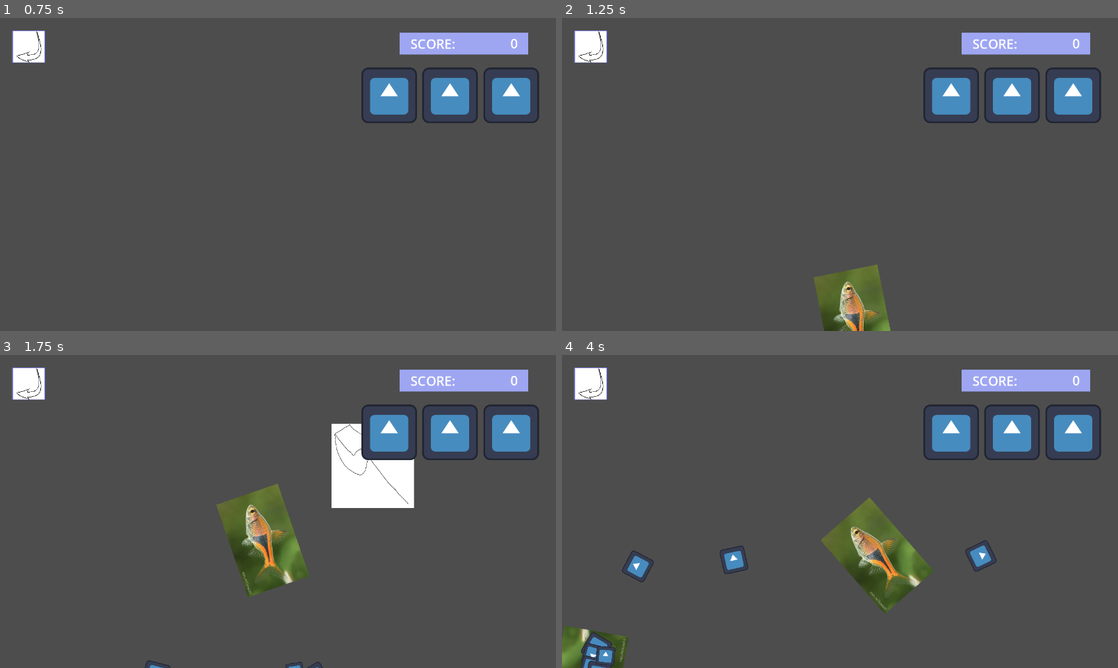
Above: before the commit, frames 1-4 (two rows, left to right).
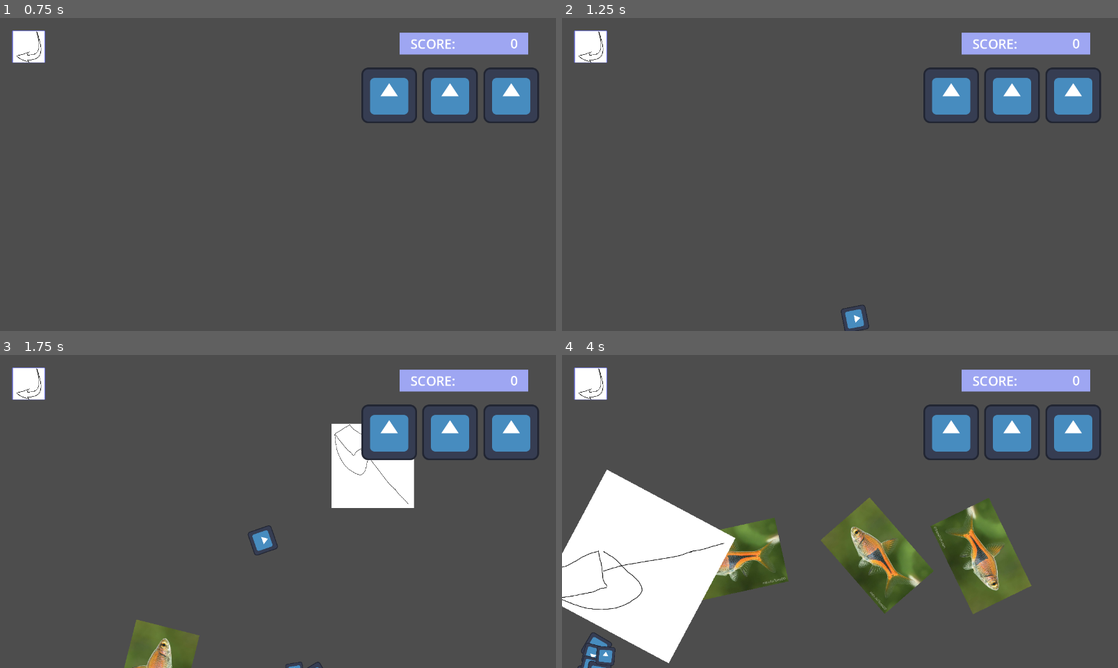
Above: after the commit, the same moments.

Repository: lolyay270/Mobile-Dev-Small
Game: Godot game, scene res://scenes/mainMenu.tscn
Two runs of this game, one before a commit and one after it. Both use one fixed random seed, a clock stepped at 60 frames per second and the inputs below. The engine's default icon, where the game draws it, is replaced by a stand-in: a white triangle on a blue panel in a dark square.
Inputs (mouse positions are in pixels of both pictures, inside the frame that each line leads up to):
- Up to frame 1 (0.75 s): click "PLAY" at 0.5 s
- Up to frame 2 (1.25 s): no input
- Up to frame 3 (1.75 s): move the mouse to (400, 495) at 1.27 s; press the mouse at (400, 495) at 1.28 s
- Up to frame 4 (4 s): move the mouse to (728, 527) at 2.02 s; release the mouse at (728, 527) at 2.03 s; click (728, 527) at 2.1 s; move the mouse to (895, 442) at 2.77 s; press the mouse at (895, 442) at 2.78 s; move the mouse to (812, 574) at 3.52 s; release the mouse at (812, 574) at 3.53 s; click (812, 574) at 3.6 s

Frame 1 is identical in both runs. In frame 2, 2.3% of the frame differs, in the area x 45-60%, y 78-100%; in frame 3, 5.2%; in frame 4, 18%, in the area x 0-85%, y 36-100%.

Commit message:
temp save

Diff:
--- a/objects/collectable.tscn
+++ b/objects/collectable.tscn
@@ -1,5 +1,6 @@
-[gd_scene load_steps=2 format=3 uid="uid://b05jsafbt3667"]
+[gd_scene load_steps=3 format=3 uid="uid://b05jsafbt3667"]
 
+[ext_resource type="Script" uid="uid://djpt64f12xccq" path="res://scripts/UI elements/collectable.gd" id="1_5dljs"]
 [ext_resource type="Texture2D" uid="uid://dkh021bwgv0om" path="res://icon.svg" id="1_46kdt"]
 
 [node name="Collectable" type="VSplitContainer"]
@@ -9,6 +10,7 @@
 size_flags_horizontal = 3
 size_flags_vertical = 3
 dragging_enabled = false
+script = ExtResource("1_5dljs")
 
 [node name="TextureRect" type="TextureRect" parent="."]
 layout_mode = 2
@@ -23,3 +25,5 @@
 text = "[fish name here]"
 horizontal_alignment = 1
 vertical_alignment = 1
+
+[node name="data" type="Node" parent="."]
--- /dev/null
+++ b/objects/fish types/tetra.tres
@@ -0,0 +1,17 @@
+[gd_resource type="Resource" script_class="ObjectStats" load_steps=3 format=3 uid="uid://dd4cktboa38is"]
+
+[ext_resource type="Script" uid="uid://cdy545efpo2hw" path="res://scripts/objectStats.gd" id="1_0bris"]
+[ext_resource type="Texture2D" uid="uid://bxk4agd7lba87" path="res://assets/nET.png" id="2_pb024"]
+
+[resource]
+script = ExtResource("1_0bris")
+name = "Tetra"
+type = 0
+sprite = ExtResource("2_pb024")
+silhouette = ExtResource("2_pb024")
+scoreIncrease = 1
+startSpawnMinutes = 0.0
+infiniteSpawns = true
+numberOfSpawns = 0
+isLeftSpawn = true
+metadata/_custom_type_script = "uid://cdy545efpo2hw"
--- a/scenes/collection.tscn
+++ b/scenes/collection.tscn
@@ -1,11 +1,10 @@
-[gd_scene load_steps=7 format=3 uid="uid://dt8lqqkoet3n"]
+[gd_scene load_steps=6 format=3 uid="uid://dt8lqqkoet3n"]
 
 [ext_resource type="LabelSettings" uid="uid://2gbyhnsfxrd8" path="res://themes/title label.tres" id="1_akiqc"]
 [ext_resource type="Theme" uid="uid://cv4hxqc66pyku" path="res://themes/option buttons/option buttons.tres" id="1_m8hiy"]
 [ext_resource type="Texture2D" uid="uid://24b5josru515" path="res://assets/curveArrow.png" id="2_akiqc"]
 [ext_resource type="Script" uid="uid://dav5rnbek6wak" path="res://scripts/UI elements/loadSceneButton.gd" id="3_tdt8g"]
 [ext_resource type="PackedScene" uid="uid://b05jsafbt3667" path="res://objects/collectable.tscn" id="5_tdt8g"]
-[ext_resource type="Script" uid="uid://cdy545efpo2hw" path="res://scripts/objectStats.gd" id="6_5vqia"]
 
 [node name="Collection" type="Control"]
 layout_mode = 3
@@ -60,6 +59,7 @@
 color = Color(0.6175, 0.65075, 0.95, 1)
 
 [node name="main menu button" type="Button" parent="."]
+layout_mode = 0
 offset_left = 30.0
 offset_top = 30.0
 offset_right = 390.0
@@ -104,7 +104,6 @@
 
 [node name="Collectable" parent="bg/GridContainer" instance=ExtResource("5_tdt8g")]
 layout_mode = 2
-script = ExtResource("6_5vqia")
 
 [node name="Collectable2" parent="bg/GridContainer" instance=ExtResource("5_tdt8g")]
 layout_mode = 2
--- /dev/null
+++ b/scripts/UI elements/collectable.gd
@@ -0,0 +1,7 @@
+extends VSplitContainer
+
+@onready var sprite: TextureRect = $TextureRect
+@onready var name: Label = $Label
+@onready var data: $data
+
+func _ready() -> void:
Not shown, added: scripts/UI elements/collectable.gd.uid
